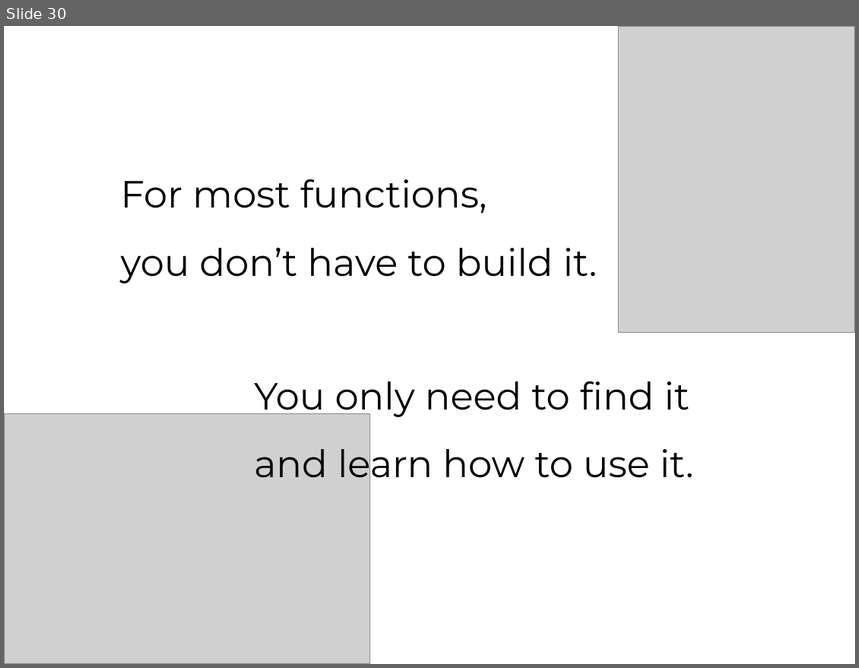
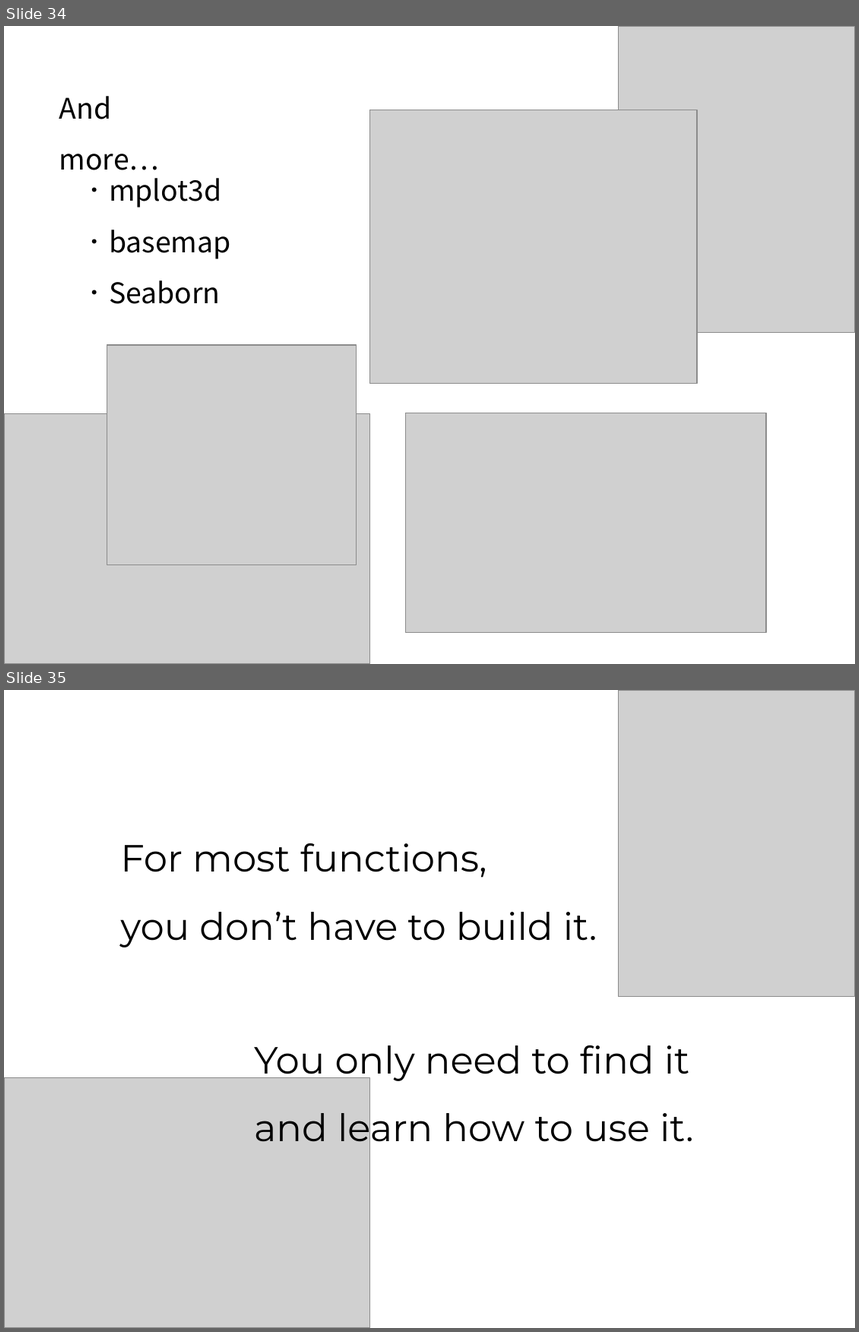
Before and after one commit to NCKU-BDA-2020/TA_Python, a slide deck: TA_Class_I.pptx. Shown one above the other, each under a label of ours: slide 30 before the commit, slides 34 and 35 after it. The pictures are 859x668 and 859x1332 pixels, drawn with LibreOffice and Linux fonts; fonts in the diff are those of the drawing; grey boxes stand for pictures. Boxes give left, top, right and bottom in pixels: in the first picture for what was removed or moved away, otherwise in the second. Text is boxed around its words. In the diff, an @@ line names an element or a change of style, - is before the commit and + after.

```diff
--- a/TA_Class_I.pptx
+++ b/TA_Class_I.pptx
@@ slide 34 added at [4, 26, 855, 664], background #FFFFFF @@
@@ picture added at [619, 26, 855, 332] @@
@@ text added at [59, 96, 160, 170], 24 pt, text #000000 @@
+And more…
@@ picture added at [370, 110, 697, 383] @@
@@ text added at [81, 178, 231, 304], 24 pt, text #000000 @@
+．mplot3d
+．basemap
+．Seaborn
@@ picture added at [107, 345, 357, 566] @@
@@ picture added at [4, 414, 370, 664] @@
@@ picture added at [406, 414, 767, 634] @@
@@ what was slide 30 is now slide 35 @@
```
Also in this commit, not shown: 2 slides changed, 4 other slides added, 2 other files.
